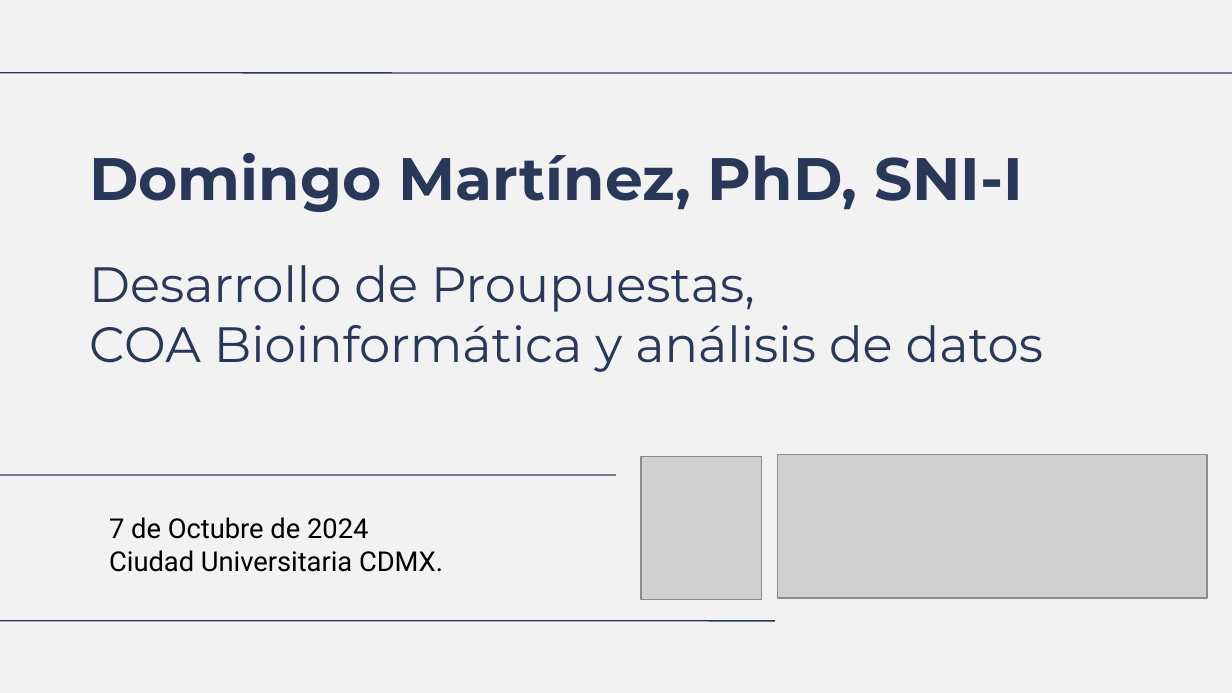
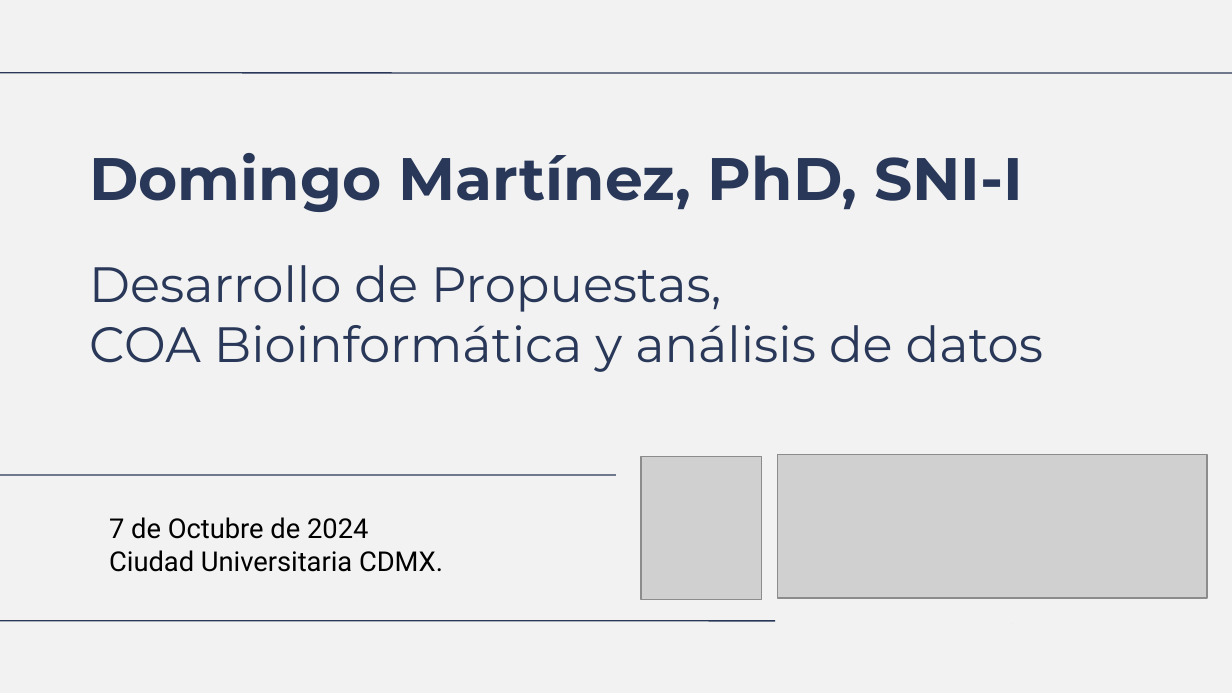
Before and after one commit to LuisDomingo/Proy_Bioinfo_Data_Analysis, a slide deck: slide 1 of index.odp. Drawn at 1232x693 pixels with LibreOffice and Linux fonts; fonts in the diff are those of the drawing; grey boxes stand for pictures. Boxes give left, top, right and bottom in pixels: in the first picture for what was removed or moved away, otherwise in the second. Text is boxed around its words. In the diff, an @@ line names an element or a change of style, - is before the commit and + after.

```diff
--- a/index.odp
+++ b/index.odp
@@ title at bbox=[89, 153, 1044, 372]: text changed @@
-Domingo Martínez, PhD, SNI-I
-Desarrollo de Proupuestas,
-COA Bioinformática y análisis de datos
+Domingo Martínez, PhD, SNI-I
+Desarrollo de Propuestas,
+COA Bioinformática y análisis de datos
```
Also in this commit, not shown: 2 other slides changed, 8 slides added, 37 other files.
